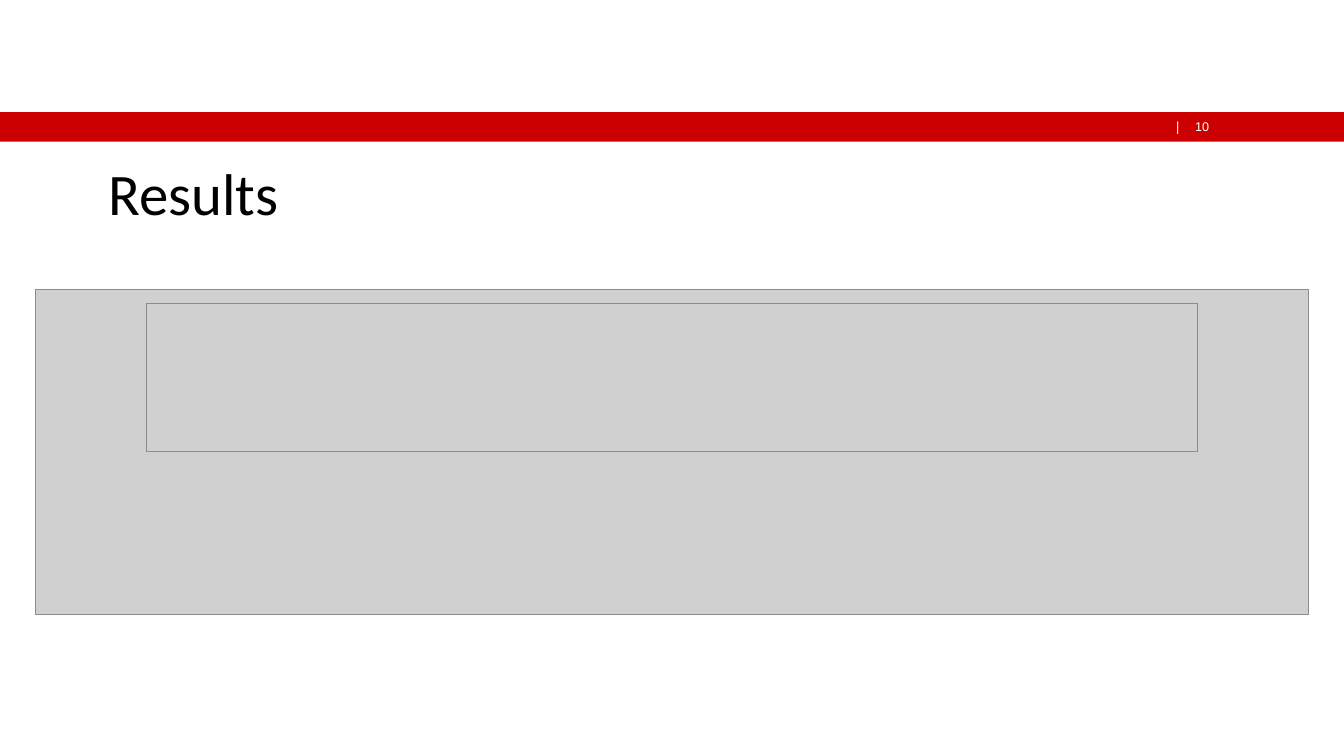
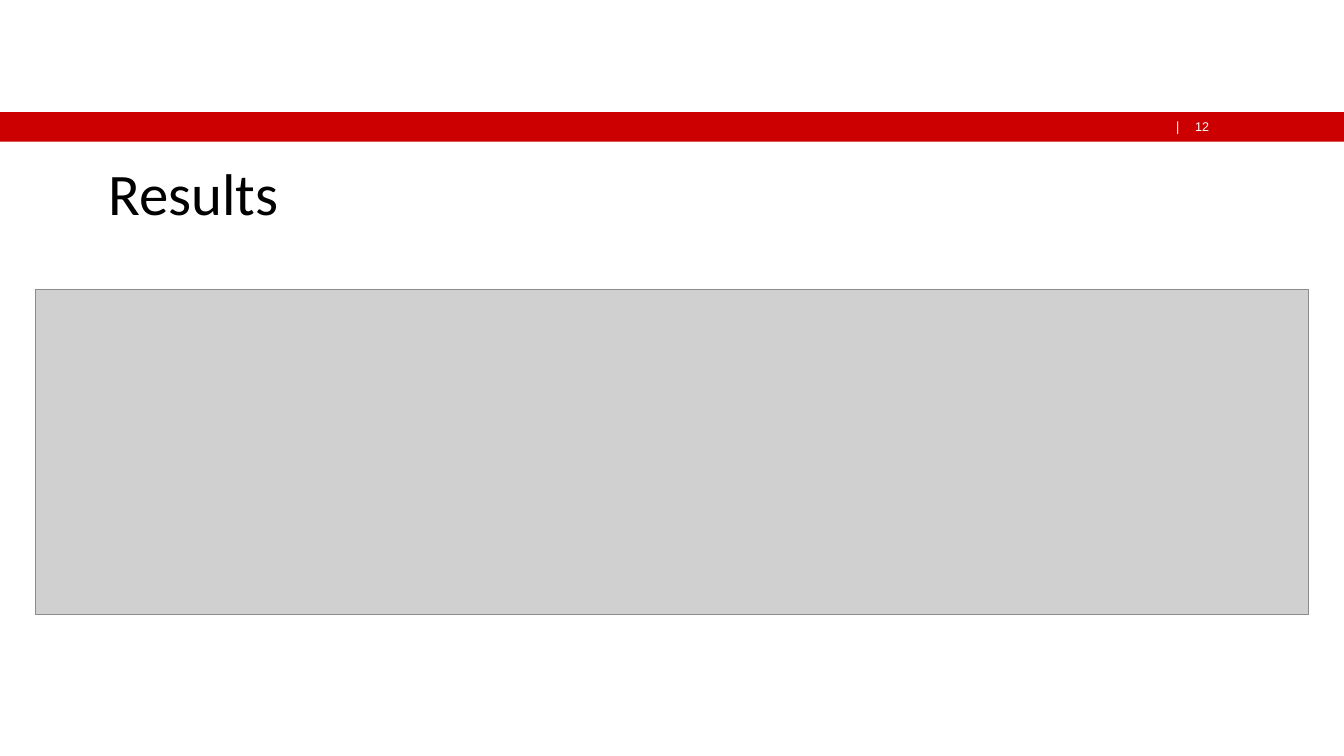
Before and after one commit to FWest98/CS-Software_Maintenance_Evolution-Pacito, a slide deck: slide 12 of Documentation/PACITO_Presentation.pptx (slide 10 before the commit). Drawn at 1344x756 pixels with LibreOffice and Linux fonts; fonts in the diff are those of the drawing; grey boxes stand for pictures; background and template pictures are left out. Boxes give left, top, right and bottom in pixels: in the first picture for what was removed or moved away, otherwise in the second. Text is boxed around its words. In the diff, an @@ line names an element or a change of style, - is before the commit and + after.

```diff
--- a/Documentation/PACITO_Presentation.pptx
+++ b/Documentation/PACITO_Presentation.pptx
@@ page number at <box>1195,122,1209,131</box>: text changed @@
-10
+12
@@ picture removed at <box>146,304,1198,453</box> @@
```
Also in this commit, not shown: 2 other slides changed, 5 slides added, 2 slides removed, 2 other files.
